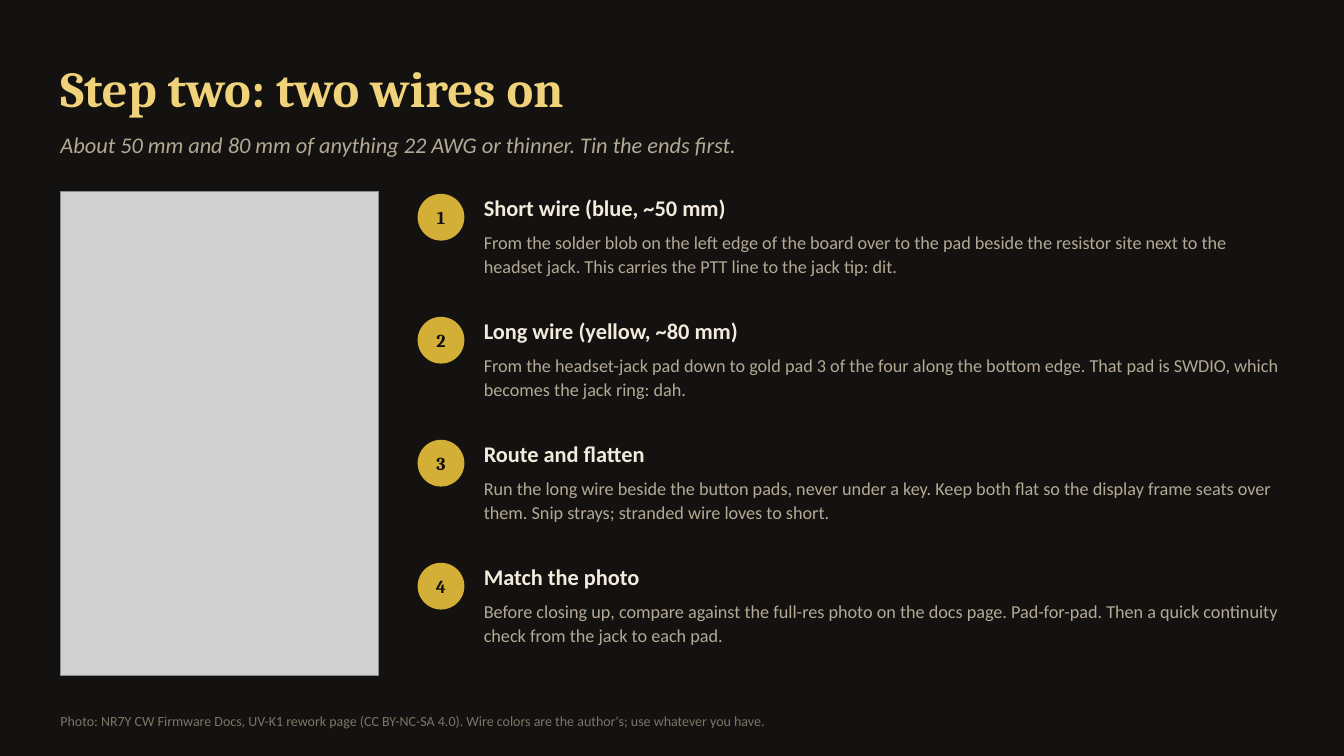
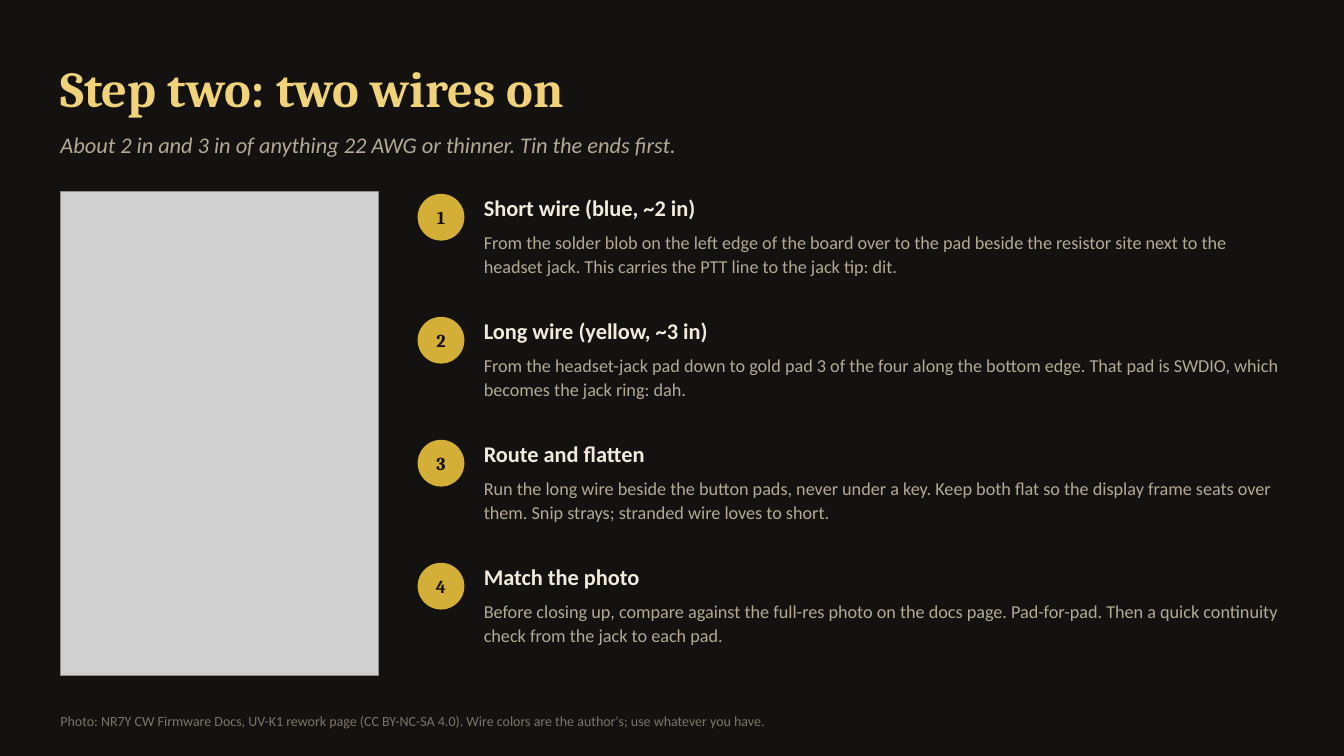
Before and after one commit to jsvana/bkg.club, a slide deck: slide 12 of docs/talks/quansheng-2m-cw/quansheng-2m-cw.pptx. Drawn at 1344x756 pixels with LibreOffice and Linux fonts; fonts in the diff are those of the drawing; grey boxes stand for pictures. Boxes give left, top, right and bottom in pixels: in the first picture for what was removed or moved away, otherwise in the second. Text is boxed around its words. In the diff, an @@ line names an element or a change of style, - is before the commit and + after.

```diff
--- a/docs/talks/quansheng-2m-cw/quansheng-2m-cw.pptx
+++ b/docs/talks/quansheng-2m-cw/quansheng-2m-cw.pptx
@@ text at (60, 137, 676, 157): text changed @@
-About 50 mm and 80 mm of anything 22 AWG or thinner. Tin the ends first.
+About 2 in and 3 in of anything 22 AWG or thinner. Tin the ends first.
@@ text at (484, 199, 695, 219): text changed @@
-Short wire (blue, ~50 mm)
+Short wire (blue, ~2 in)
@@ text at (484, 322, 707, 343): text changed @@
-Long wire (yellow, ~80 mm)
+Long wire (yellow, ~3 in)
```
Also in this commit, not shown: 1 other slide changed, 1 other file.
